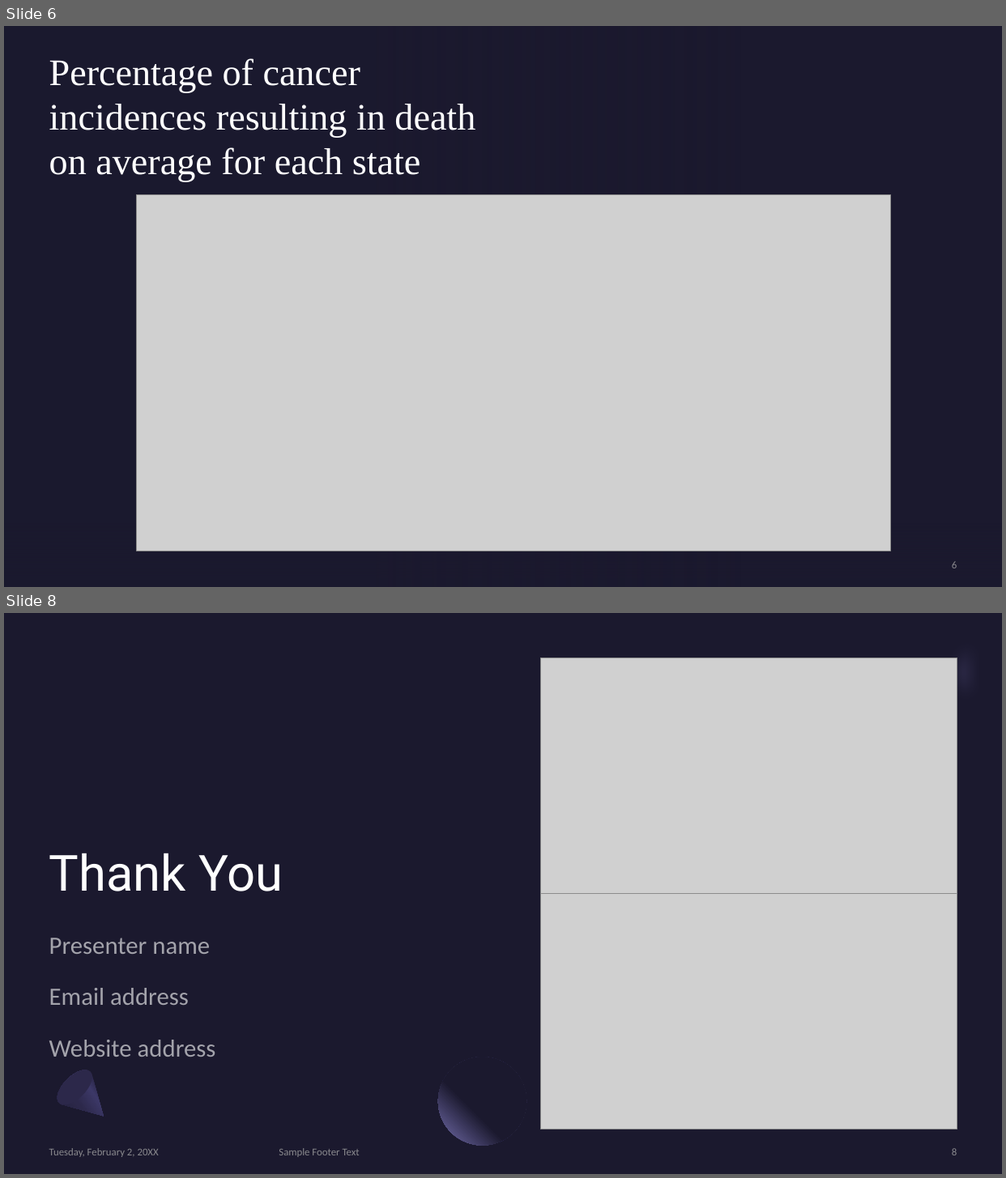
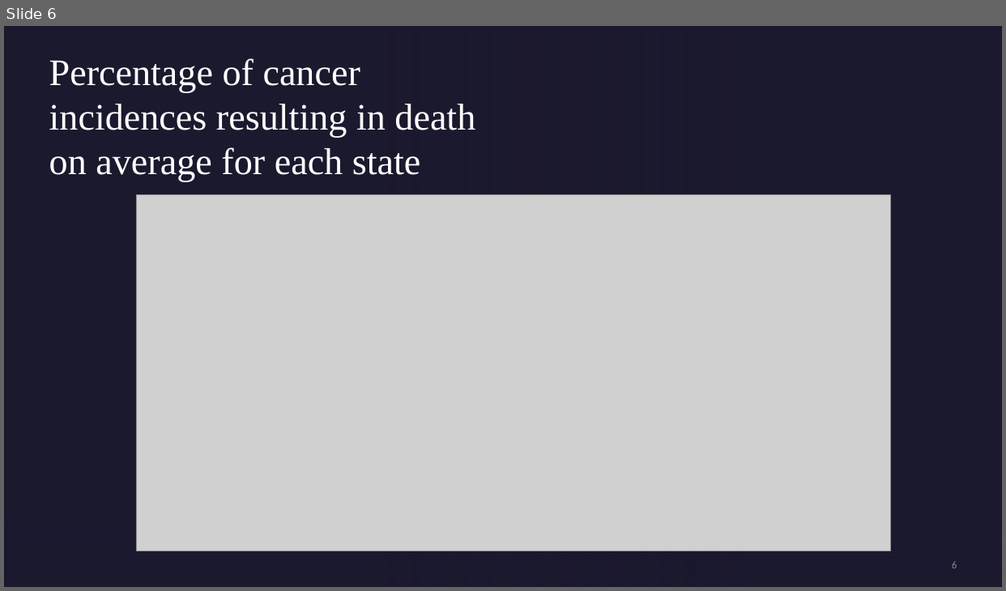
Before and after one commit to Chemistasaurus/Project-1, a slide deck: Project 1 Powerpoint.pptx. Shown one above the other, each under a label of ours: slides 6 and 8 before the commit, slide 6 after it; the slides between them are not shown. The pictures are 1006x1178 and 1006x591 pixels, drawn with LibreOffice and Linux fonts; fonts in the diff are those of the drawing; grey boxes stand for pictures; background and template pictures are left out. Boxes give left, top, right and bottom in pixels: in the first picture for what was removed or moved away, otherwise in the second. Text is boxed around its words. In the diff, an @@ line names an element or a change of style, - is before the commit and + after.

```diff
--- a/Project 1 Powerpoint.pptx
+++ b/Project 1 Powerpoint.pptx
@@ slide 8 removed at (4, 613, 1002, 1174), background #1B192E @@
@@ freeform shape removed at (909, 613, 1002, 735) @@
@@ picture removed at (541, 658, 957, 894) @@
@@ ellipse removed at (957, 697, 991, 730) @@
@@ title removed at (49, 853, 283, 892) @@
-Thank You
@@ picture removed at (541, 894, 957, 1130) @@
@@ subtitle removed at (49, 938, 216, 1057) @@
-Presenter name
-Email address
-Website address
@@ freeform shape removed at (51, 1065, 119, 1132) @@
@@ ellipse removed at (52, 1064, 99, 1112) @@
@@ ellipse removed at (438, 1058, 526, 1146) @@
@@ text removed at (49, 1148, 159, 1157) @@
-Tuesday, February 2, 20XX
@@ text removed at (279, 1148, 360, 1157) @@
-Sample Footer Text
@@ page number removed at (952, 1148, 957, 1156) @@
-8
```
Also in this commit, not shown: 2 slides added, 1 other slide removed.
